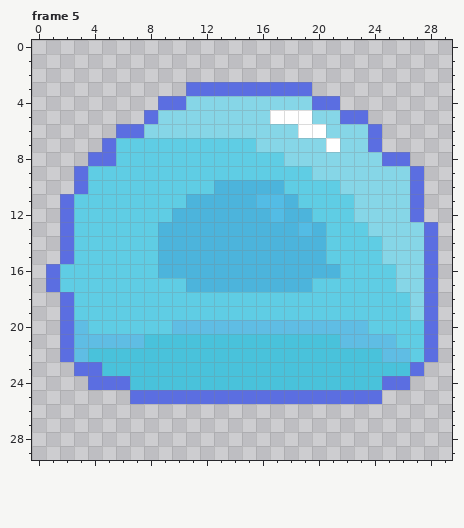
Two versions of one pixel-art file, slime.aseprite. The picture above was drawn from the file before the commit.
30x30 pixels, 5 frames. Colours within 5 levels of each other are drawn and written as one. Shown: frame 5. The commit also changed other frames, which this record leaves out.
After:
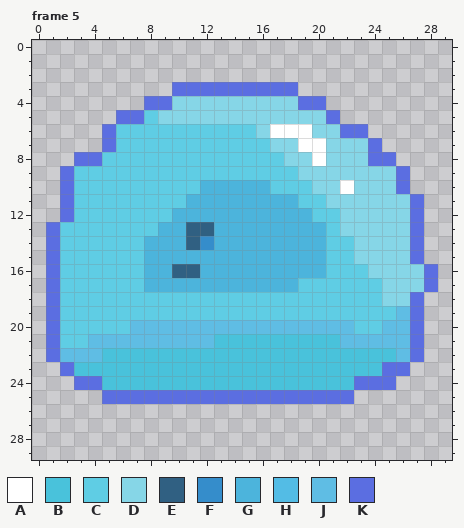
Palette (. is transparent): A #ffffff  B #49c2db  C #5fcde4  D #86d6e7  E #306082  F #358dcb  G #4cb4dc  H #53bce5  J #5fbde4  K #5b6ee1
What changed:
layer "Up" now hidden
layer "left" added
Frame 5:
Colour D becomes colour A in row 6 at x 17 to 18; in row 7 at x 19 to 20; in row 8 at x 20; in row 10 at x 22.
Colour J becomes colour B in row 22 at x 25.
Colour K becomes colour B in row 23 at x 3 to 4; in row 24 at x 5 to 6.
Colour D becomes colour C in row 6 at x 8 to 15; in row 7 at x 16.
Colour G becomes colour C in row 10 at x 17; in row 16 at x 21; in row 17 at x 19.
Colour J becomes colour C in row 20 at x 3 and 23; in row 21 at x 3.
Colour K becomes colour C in row 5 at x 8; in row 6 at x 6 to 7; in row 8 at x 5; in rows 9 to 10 at x 3; in rows 13 to 15 at x 2; in rows 18 to 21 at x 2.
Colour A becomes colour D in row 5 at x 17 to 19; in row 6 at x 20; in row 7 at x 21.
Colour C becomes colour D in row 9 at x 19; in row 10 at x 20 to 21; in row 11 at x 21 to 22; in row 12 at x 22; in row 13 at x 22 to 23; in rows 14 to 15 at x 23 to 24.
Colour C becomes colour D in row 16 at x 24 to 25; in row 17 at x 25; in row 18 at x 25 to 26.
Colour K becomes colour D in row 4 at x 10.
Colour G becomes colour E in row 13 at x 11 to 12; in row 14 at x 11; in row 16 at x 10 to 11.
Colour G becomes colour F in row 14 at x 12.
Colour C becomes colour G in row 10 at x 12; in rows 14 to 16 at x 8; in row 17 at x 8 to 10.
Colour H becomes colour G in row 11 at x 16 to 17; in row 12 at x 17; in row 13 at x 19.
Colour B becomes colour J in row 21 at x 8 to 12; in row 22 at x 4.
Colour C becomes colour J in row 19 at x 26; in row 20 at x 7 to 9 and 25 to 26; in row 21 at x 26.
Colour K becomes colour J in row 22 at x 2.
The author put colour K in row 3 at x 10; in row 4 at x 8; in row 5 at x 6 to 7; in row 6 at x 5; in row 8 at x 3; in rows 9 to 10 at x 2.
The author put colour K in rows 13 to 15 at x 1; in rows 18 to 22 at x 1; in row 23 at x 2; in row 24 at x 3; in row 25 at x 5 to 6.
Colour B becomes colour K in row 23 at x 25 to 26; in row 24 at x 23 to 24.
Colour C becomes colour K in rows 20 to 22 at x 27.
Colour D becomes colour K in row 4 at x 19; in row 5 at x 21; in row 6 at x 22 to 23; in row 8 at x 24; in rows 9 to 10 at x 26; in rows 13 to 15 at x 27.
Colour D becomes colour K in rows 18 to 19 at x 27.
The edit erases colour K in row 3 at x 19; in row 4 at x 21; in row 5 at x 22 to 23; in row 6 at x 24; in row 8 at x 26; in rows 9 to 10 at x 27.
The edit erases colour K in rows 13 to 15 at x 28; in rows 18 to 22 at x 28; in row 23 at x 27; in row 24 at x 26; in row 25 at x 23 to 24.
Pixel boxes of the changes (left, top, right, bottom) in both pictures:
changed: (46, 82, 438, 404)
